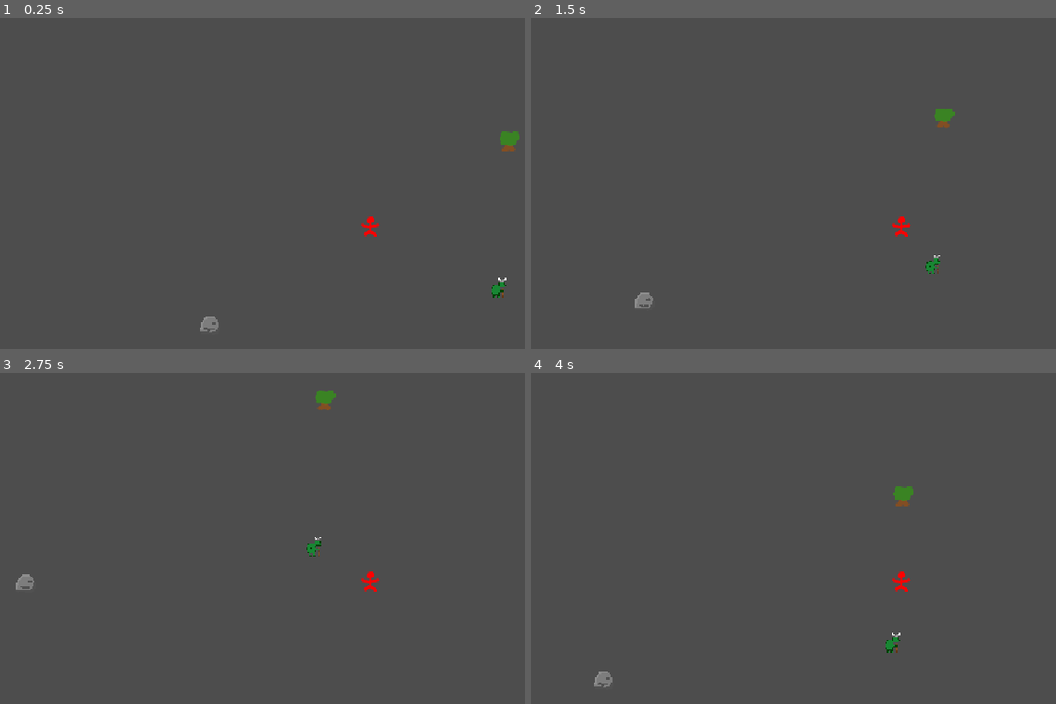
Above: before the commit, frames 1-4 (two rows, left to right).
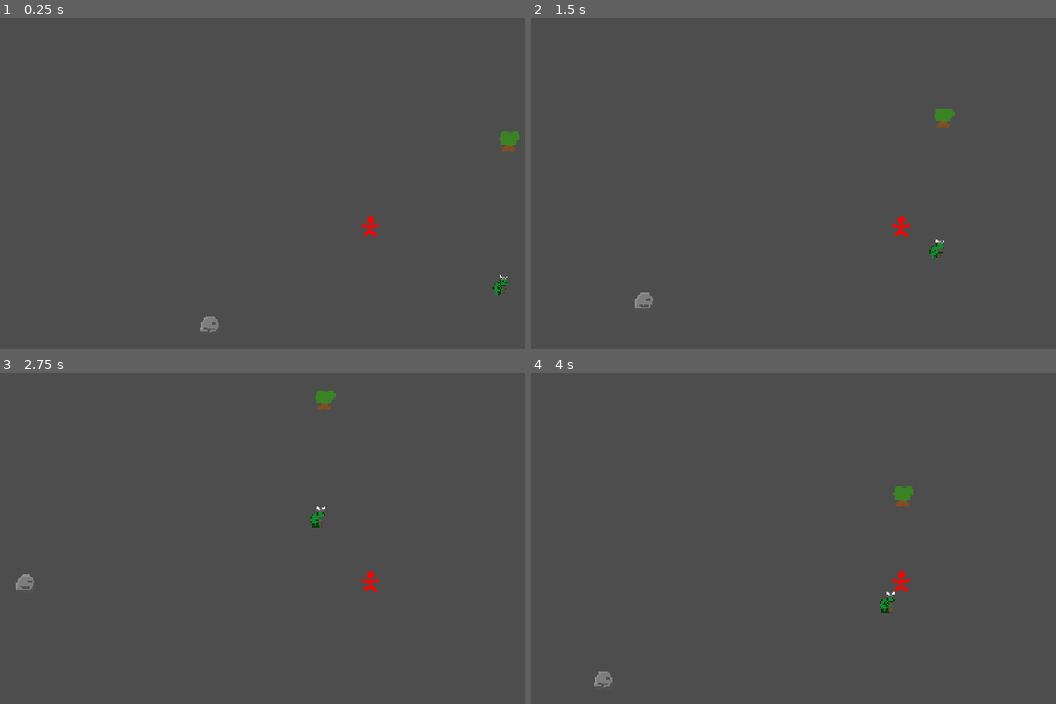
Above: after the commit, the same moments.

Repository: Drewpicus/2dPractice
Game: Godot game, scene res://Scenes/main.tscn
Same seed, same stepped clock (60 frames per second), same inputs: the game is played once before the commit and once after it.
Inputs (mouse positions are in pixels of both pictures, inside the frame that each line leads up to):
- Up to frame 1 (0.25 s): no input
- Up to frame 2 (1.5 s): tap Enter at 0.5 s; move the mouse to (outside the picture) at 0.52 s; hold D (move_right) 0.53-1.28 s; click (outside the picture) at 0.6 s; move the mouse to (751, 246) at 1.27 s; hold S (move_down) from 1.28 s (still down); tap T (quick_inspect) at 1.35 s
- Up to frame 3 (2.75 s): move the mouse to (446, 488) at 2.02 s; release S (move_down) at 2.03 s; hold D (move_right) from 2.03 s (still down); hold E (test) from 2.03 s (still down)
- Up to frame 4 (4 s): move the mouse to (861, 664) at 2.77 s; release D (move_right) at 2.78 s; release E (test) at 2.78 s; hold W (move_up) 2.78-3.53 s; tap Mouse wheel up (zoom_in) at 2.85 s; move the mouse to (outside the picture) at 3.52 s; hold A (move_left) from 3.53 s (still down); tap Mouse wheel down (zoom_out) at 3.6 s

The runs differ from the first frame. In frame 1, less than 0.1% of the frame differs, in the area x 93-97%, y 77-85%; in frame 2, 0.2%; in frame 3, 0.2%; in frame 4, 0.2%, in the area x 66-71%, y 66-85%.

Commit message:
fixed _component_id bug

Diff:
--- a/Scripts/Entity/entity_component.gd
+++ b/Scripts/Entity/entity_component.gd
@@ -23,6 +23,7 @@
 		if root_entity.component_removing.is_connected(_handle_component_removing):
 			root_entity.component_removing.disconnect(_handle_component_removing)
 
+	_sibling_watchers.clear()
 	root_entity = null
 
 ## Called when this component is added to an Entity.
@@ -41,37 +42,37 @@
 func on_sibling_removing(_component_id: StringName,_component: EntityComponent) -> void:
 	pass
 
-func watch_sibling(component_id: StringName, callback: Callable) -> void:
+func watch_sibling(_component_id: StringName, callback: Callable) -> void:
 	if not callback.is_valid():
 		return
 
-	if not _sibling_watchers.has(component_id):
-		_sibling_watchers[component_id] = []
+	if not _sibling_watchers.has(_component_id):
+		_sibling_watchers[_component_id] = []
 
-	if callback not in _sibling_watchers[component_id]:
-		_sibling_watchers[component_id].append(callback)
+	if callback not in _sibling_watchers[_component_id]:
+		_sibling_watchers[_component_id].append(callback)
 
-	callback.call(get_component(component_id))
+	callback.call(get_component(_component_id))
 
 func _handle_component_added(_component_id: StringName,component: EntityComponent) -> void:
 	if component == self:
 		return
 
-	_notify_sibling_watchers(component_id, component)
+	_notify_sibling_watchers(_component_id, component)
 	on_sibling_added(_component_id, component)
 
 func _handle_component_removing(_component_id: StringName,component: EntityComponent) -> void:
 	if component == self:
 		return
 
-	_notify_sibling_watchers(component_id, null)
+	_notify_sibling_watchers(_component_id, null)
 	on_sibling_removing(_component_id, component)
 
-func _notify_sibling_watchers(component_id: StringName,component: EntityComponent) -> void:
-	if not _sibling_watchers.has(component_id):
+func _notify_sibling_watchers(_component_id: StringName,component: EntityComponent) -> void:
+	if not _sibling_watchers.has(_component_id):
 		return
 
-	for callback in _sibling_watchers[component_id]:
+	for callback in _sibling_watchers[_component_id]:
 		callback.call(component)
 
 func get_component(_component_id: StringName) -> EntityComponent:
